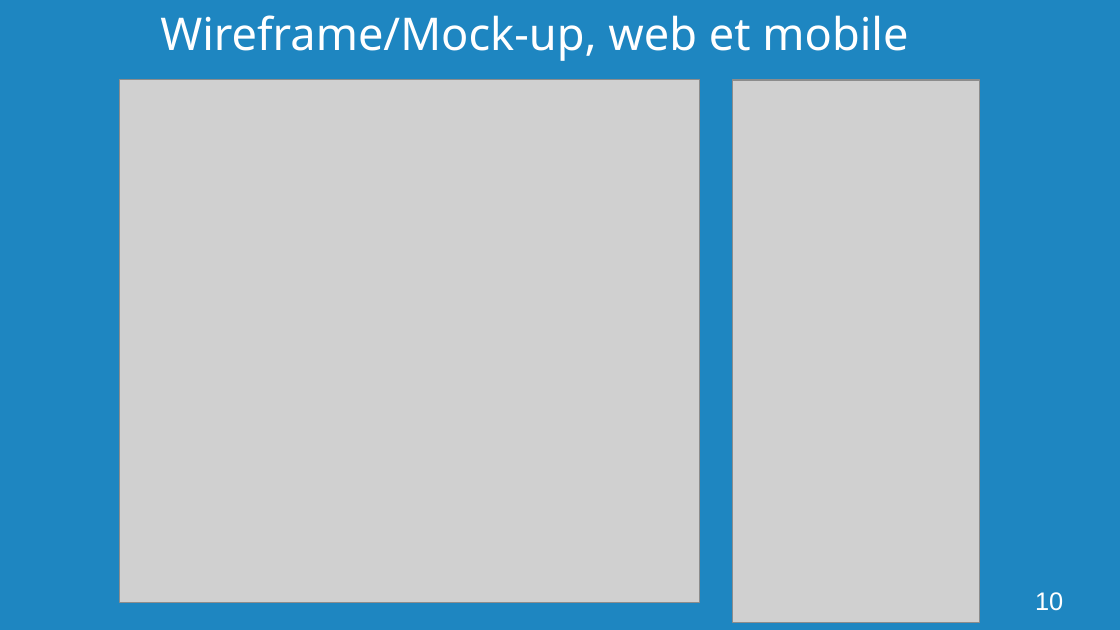
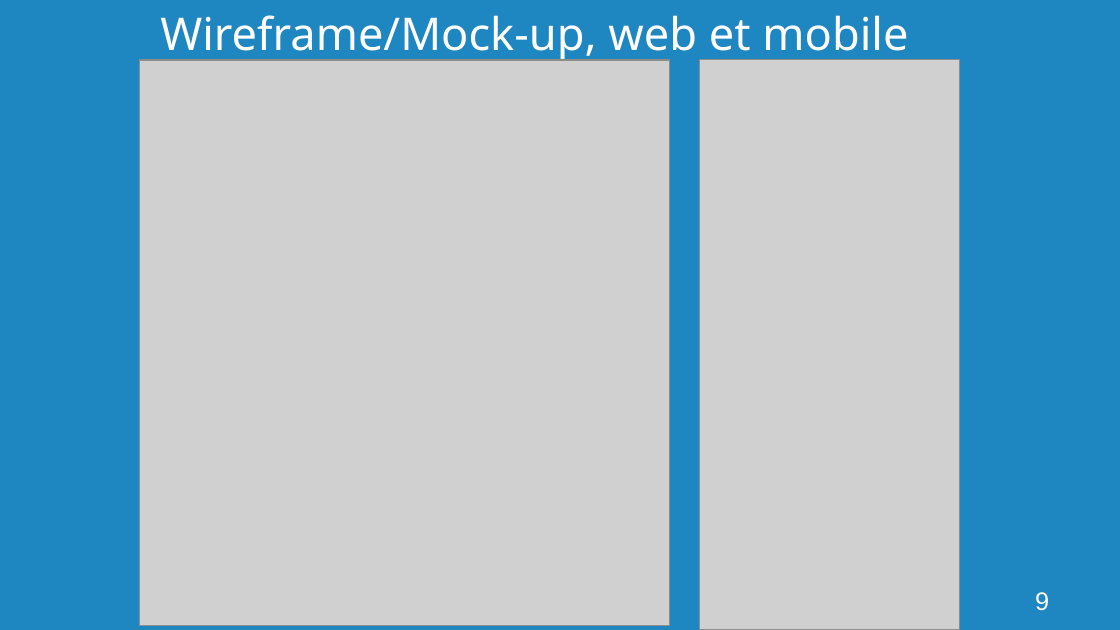
Before and after one commit to Georgie1502/Dossier, a slide deck: slide 9 of 3_Mon_Projet_Fil_Rouge/1_Cahier_des_charges/Presentation Batimelles.odp (slide 10 before the commit). Drawn at 1120x630 pixels with LibreOffice and Linux fonts; fonts in the diff are those of the drawing; grey boxes stand for pictures; background and template pictures are left out. Boxes give left, top, right and bottom in pixels: in the first picture for what was removed or moved away, otherwise in the second. Text is boxed around its words. In the diff, an @@ line names an element or a change of style, - is before the commit and + after.

```diff
--- a/3_Mon_Projet_Fil_Rouge/1_Cahier_des_charges/Presentation Batimelles.odp
+++ b/3_Mon_Projet_Fil_Rouge/1_Cahier_des_charges/Presentation Batimelles.odp
@@ picture: place and size @@
-picture at (120,80,700,603)
+picture at (140,60,670,626)
@@ picture: place and size @@
-picture at (733,80,980,623)
+picture at (700,60,960,630)
@@ page number at (1035,592,1049,611): text changed @@
-10
+9
```
Also in this commit, not shown: 8 other slides changed, 6 slides added, 3 slides removed, 6 other files.
